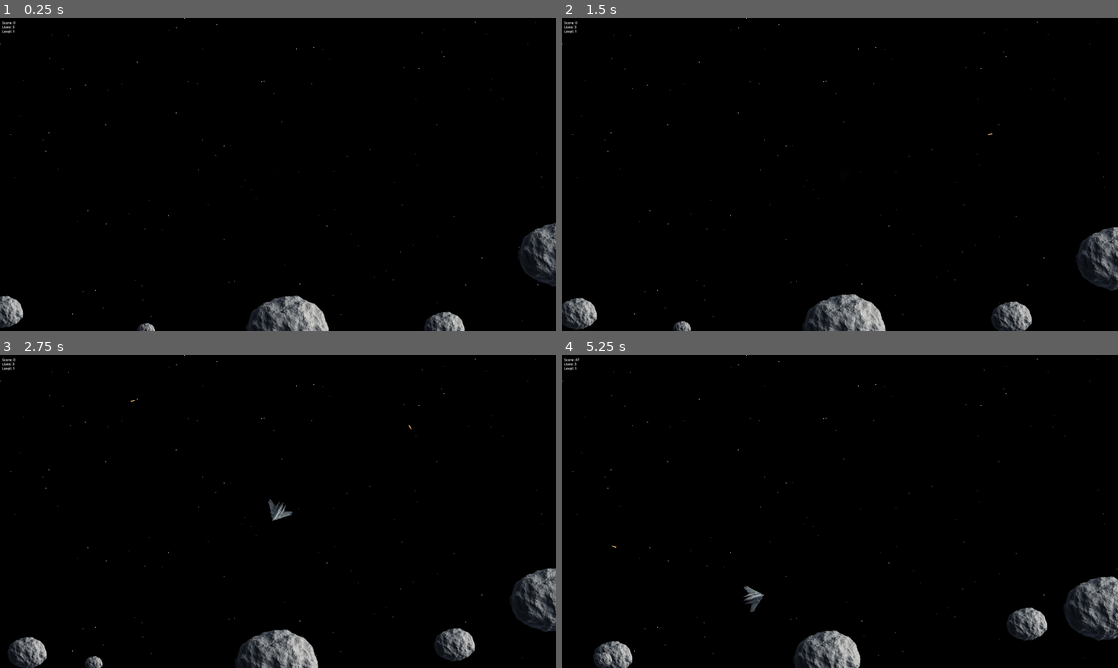
Above: before the commit, frames 1-4 (two rows, left to right).
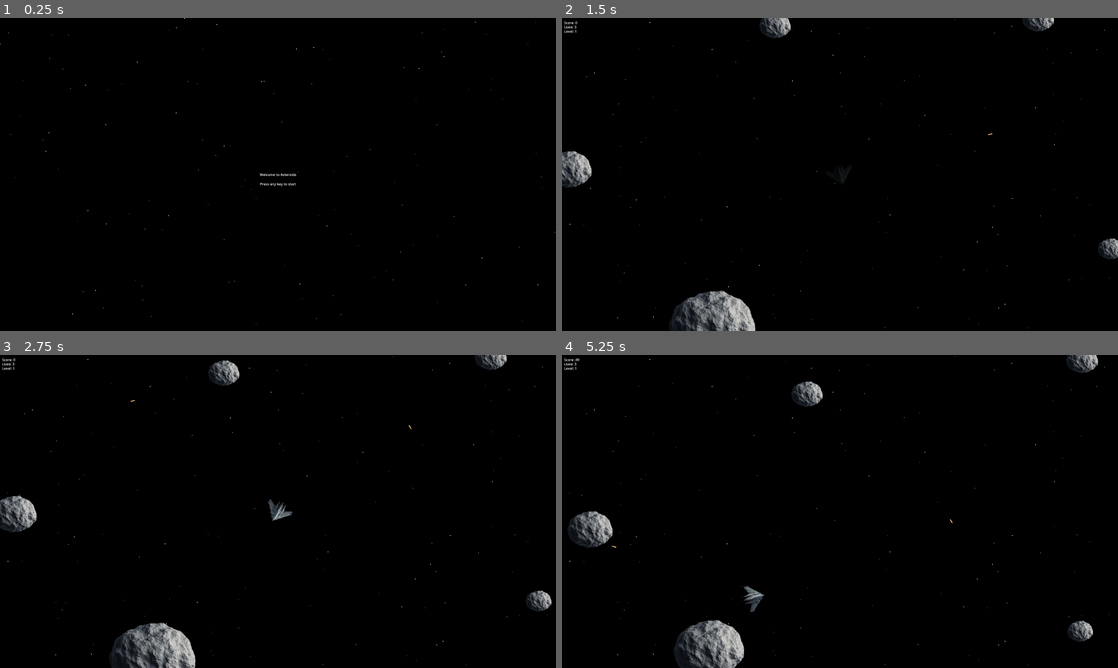
Above: after the commit, the same moments.

Repository: Soren8/space-shooter
Game: Godot game, scene res://welcome_screen.tscn
Two runs of this game, one before a commit and one after it. Both use one fixed random seed, a clock stepped at 60 frames per second and the inputs below. Before the commit the project starts from res://main.tscn.
Inputs:
- Up to frame 1 (0.25 s): no input
- Up to frame 2 (1.5 s): tap Enter at 0.5 s; hold Right (ui_right) 0.53-1.28 s; tap Space (ui_select) at 0.77 s; hold Left (ui_left) from 1.28 s (still down)
- Up to frame 3 (2.75 s): tap Space (ui_select) at 1.52 s; release Left (ui_left) at 2.03 s; hold Right (ui_right) from 2.03 s (still down)
- Up to frame 4 (5.25 s): release Right (ui_right) at 2.78 s; hold Up (ui_up) 2.78-3.53 s; tap Space (ui_select) at 3.02, 3.77, 4.52 s; hold Left (ui_left) from 3.53 s (still down)

The runs differ from the first frame. In frame 1, 3.0% of the frame differs, in the area x 0-100%, y 1-100%; in frame 2, 5.7%; in frame 3, 6.5%, in the area x 0-100%, y 0-100%; in frame 4, 6.5%.

Commit message:
Add welcome screen and press any key to start

Diff:
--- a/project.godot
+++ b/project.godot
@@ -11,7 +11,7 @@
 [application]
 
 config/name="Asteroids"
-run/main_scene="res://main.tscn"
+run/main_scene="res://welcome_screen.tscn"
 config/features=PackedStringArray("4.2", "GL Compatibility")
 config/icon="res://icon.svg"
 
--- /dev/null
+++ b/welcome_screen.gd
@@ -0,0 +1,39 @@
+extends CanvasLayer
+
+func _ready():
+	set_process_input(true)  # Ensure _input is called
+	center_labels()
+
+func _input(event):
+	if event is InputEventKey and event.pressed:
+		start_game()
+
+func start_game():
+	# Load and instance the main game scene
+	var main_game_scene = preload("res://main.tscn").instantiate()
+	get_tree().root.add_child(main_game_scene)
+	get_tree().current_scene = main_game_scene
+	queue_free()  # Remove the welcome screen
+
+	# Start the music here
+	var audio_player = AudioStreamPlayer.new()
+	add_child(audio_player)
+	audio_player.stream = preload("res://audio/Galactic-Dreams.mp3")
+	audio_player.play()
+
+func center_labels():
+	var viewport_size = get_viewport().size  # This will be Vector2i
+
+	# Convert viewport_size to Vector2 for floating-point precision
+	var viewport_size_vector2 = Vector2(viewport_size)
+
+	# Center GameDescriptionLabel
+	var game_desc_label = $GameDescriptionLabel
+	game_desc_label.position = (viewport_size_vector2 - game_desc_label.size) / 2
+
+	# Position StartInstructionLabel below GameDescriptionLabel
+	var start_instr_label = $StartInstructionLabel
+	start_instr_label.position = Vector2(
+		(viewport_size.x - start_instr_label.size.x) / 2,
+		game_desc_label.position.y + game_desc_label.size.y + 20  # 20 pixels below GameDescriptionLabel
+	)
--- /dev/null
+++ b/welcome_screen.tscn
@@ -0,0 +1,21 @@
+[gd_scene load_steps=3 format=3 uid="uid://i0cjmrlvp8kh"]
+
+[ext_resource type="Script" path="res://welcome_screen.gd" id="1_eb51b"]
+[ext_resource type="PackedScene" uid="uid://dio7uf4flqx78" path="res://starry_background.tscn" id="2_ipiqa"]
+
+[node name="WelcomeScreen" type="CanvasLayer"]
+script = ExtResource("1_eb51b")
+
+[node name="StarryBackground" parent="." instance=ExtResource("2_ipiqa")]
+
+[node name="GameDescriptionLabel" type="Label" parent="."]
+offset_right = 40.0
+offset_bottom = 23.0
+text = "Welcome to Asteroids"
+horizontal_alignment = 1
+
+[node name="StartInstructionLabel" type="Label" parent="."]
+offset_right = 40.0
+offset_bottom = 23.0
+text = "Press any key to start"
+horizontal_alignment = 1
